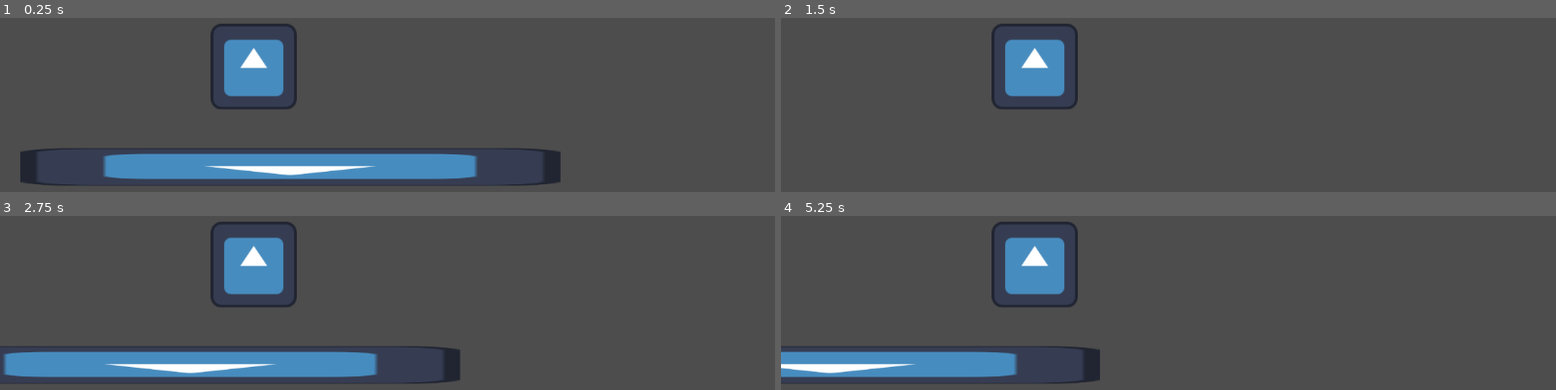
Above: before the commit, frames 1-4 (two rows, left to right).
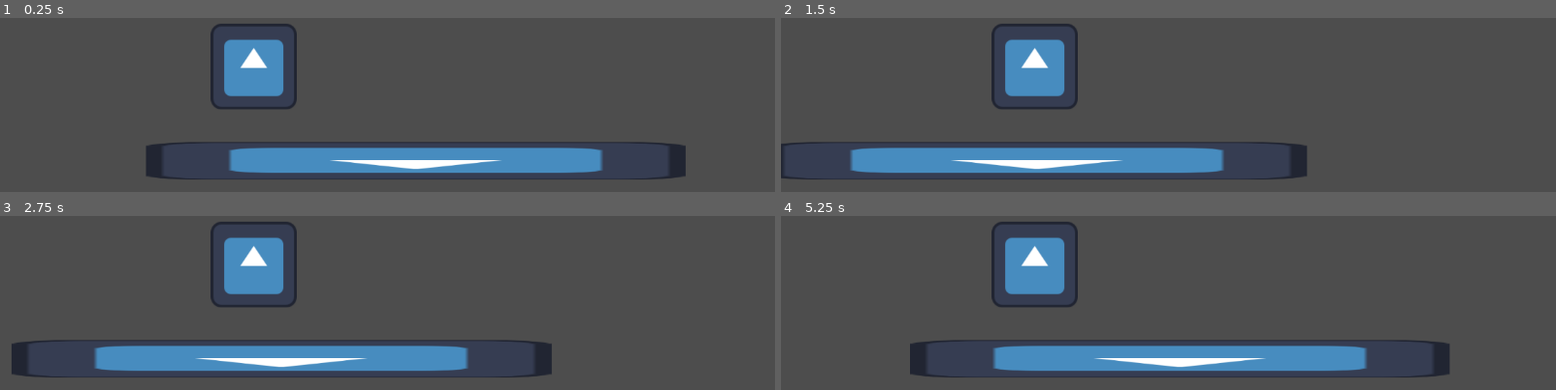
Above: after the commit, the same moments.

Repository: iustin-timu/Level_Devil
Game: Godot game, scene res://main.tscn
Two runs of this game, one before a commit and one after it. Both use one fixed random seed, a clock stepped at 60 frames per second and the inputs below. The engine's default icon, where the game draws it, is replaced by a stand-in: a white triangle on a blue panel in a dark square.
Inputs:
- Up to frame 1 (0.25 s): no input
- Up to frame 2 (1.5 s): hold D (move_right) from 0.53 s (still down)
- Up to frame 3 (2.75 s): release D (move_right) at 2.03 s; hold A (move_left) from 2.03 s (still down)
- Up to frame 4 (5.25 s): release A (move_left) at 2.78 s; hold D (move_right) 2.78-4.28 s; hold A (move_left) 4.28-5.03 s; hold D (move_right) from 5.03 s (still down)

The runs differ from the first frame. In frame 1, 11% of the frame differs, in the area x 2-89%, y 71-97%; in frame 2, 8.8%; in frame 3, 9.4%; in frame 4, 13%, in the area x 0-87%, y 71-97%.

Commit message:
Nu mai cade obiectul prin ground

Diff:
--- a/main.tscn
+++ b/main.tscn
@@ -6,12 +6,12 @@
 [sub_resource type="RectangleShape2D" id="RectangleShape2D_7dm0k"]
 size = Vector2(800, 40)
 
-[sub_resource type="RectangleShape2D" id="RectangleShape2D_0xm2m"]
-size = Vector2(895, 48)
+[sub_resource type="CapsuleShape2D" id="CapsuleShape2D_0xm2m"]
 
 [node name="Main" type="Node2D"]
 
 [node name="Ground" type="StaticBody2D" parent="."]
+collision_layer = 2
 constant_linear_velocity = Vector2(800, 45)
 
 [node name="CollisionShape2D" type="CollisionShape2D" parent="Ground"]
@@ -24,11 +24,13 @@
 texture = ExtResource("1_ig7tw")
 
 [node name="Player" type="CharacterBody2D" parent="."]
+collision_mask = 2
+up_direction = Vector2(0.99999976, -0.00066666654)
 script = ExtResource("2_0xm2m")
 
 [node name="CollisionShape2D" type="CollisionShape2D" parent="Player"]
 position = Vector2(21, -30)
-shape = SubResource("RectangleShape2D_0xm2m")
+shape = SubResource("CapsuleShape2D_0xm2m")
 
 [node name="Sprite2D" type="Sprite2D" parent="Player"]
 position = Vector2(-199, -142)
